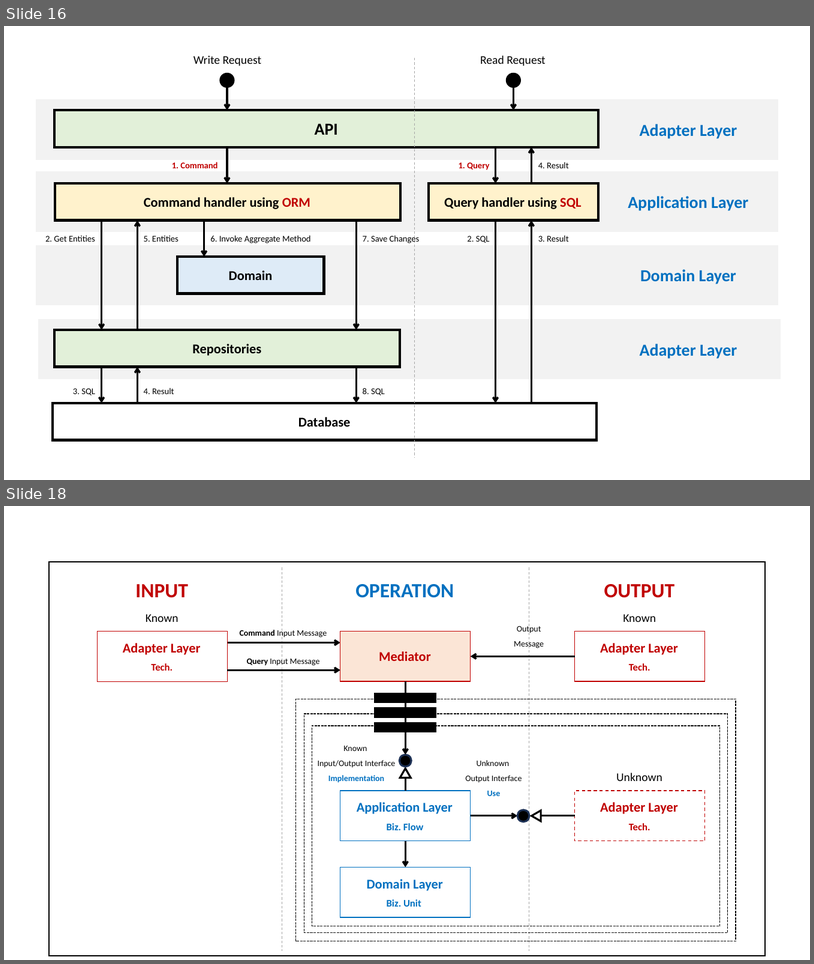
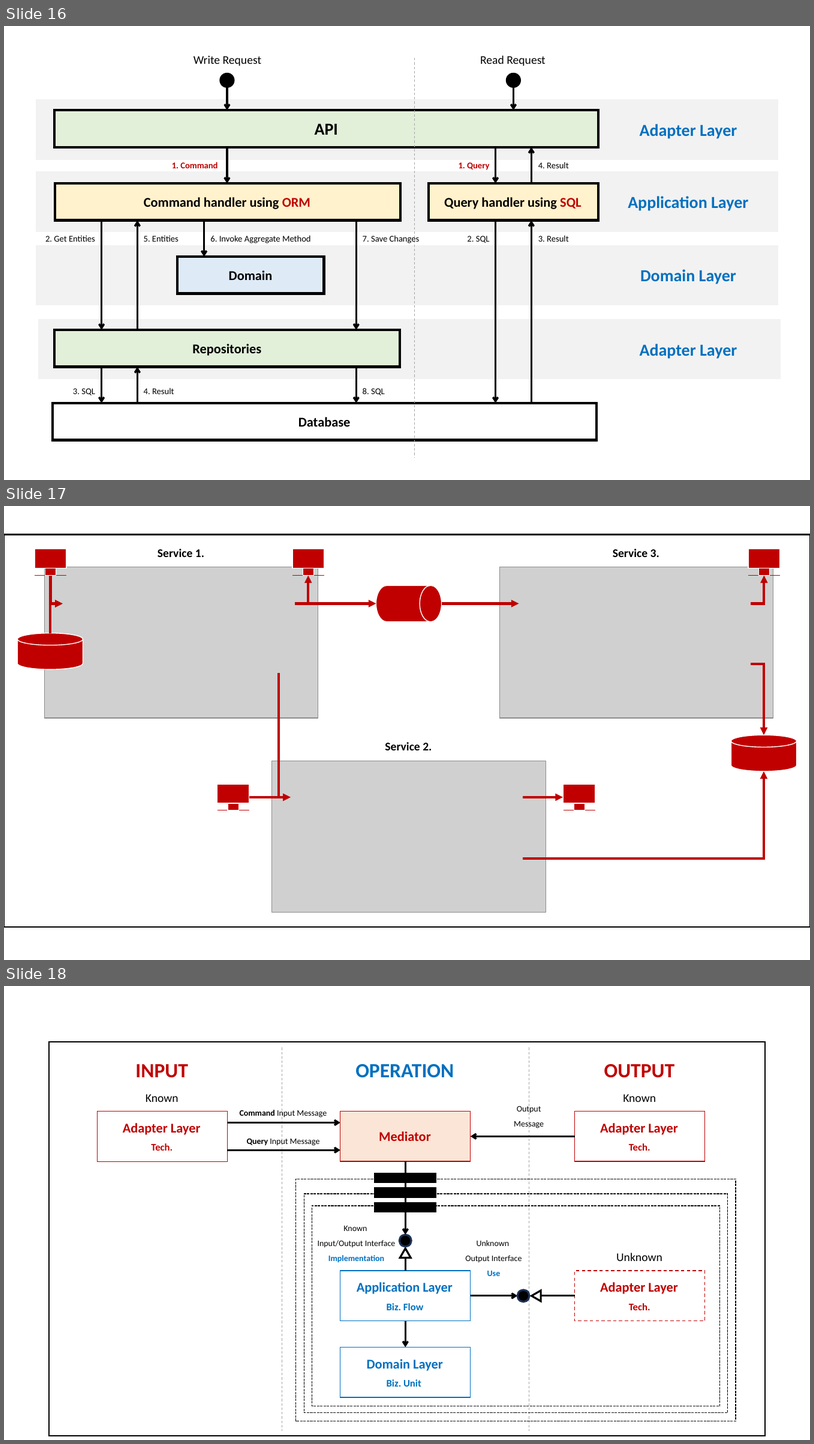
Before and after one commit to hhko/beyondcode, a slide deck: README.pptx. Shown one above the other, each under a label of ours: slides 16 and 18 before the commit, slides 16, 17 and 18 after it; the slides between them are not shown. The pictures are 814x964 and 814x1444 pixels, drawn with LibreOffice and Linux fonts; fonts in the diff are those of the drawing; grey boxes stand for pictures. Boxes give left, top, right and bottom in pixels: in the first picture for what was removed or moved away, otherwise in the second. Text is boxed around its words. In the diff, an @@ line names an element or a change of style, - is before the commit and + after.

```diff
--- a/README.pptx
+++ b/README.pptx
@@ slide 17 added at [4, 506, 810, 960], background #FFFFFF @@
@@ group added at [4, 534, 810, 927]: 11 rectangles, 7 elbow arrows, 5 lines, 4 arrows, 3 pictures, 3 texts, 2 cylinders, 1 flow chart magnetic drum @@
+Service 1.
+Service 2.
+Service 3.
```
Also in this commit, not shown: 1 slide changed, 1 slide removed, 5 other files.
